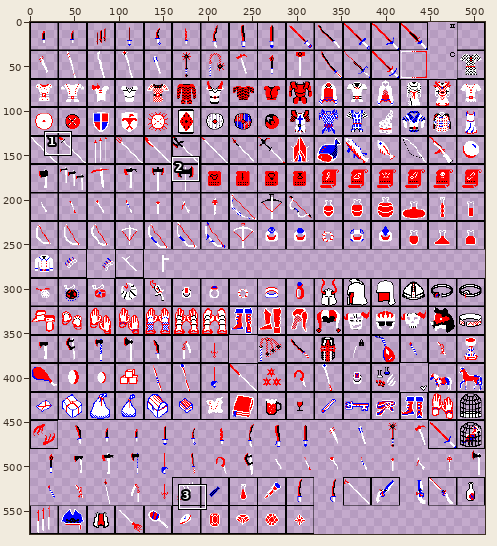
Edited in one commit: sprite sheet (resources/sprites/items.png). Above: a wide view before the commit, with the close-up outlined.
Close-up. Before:
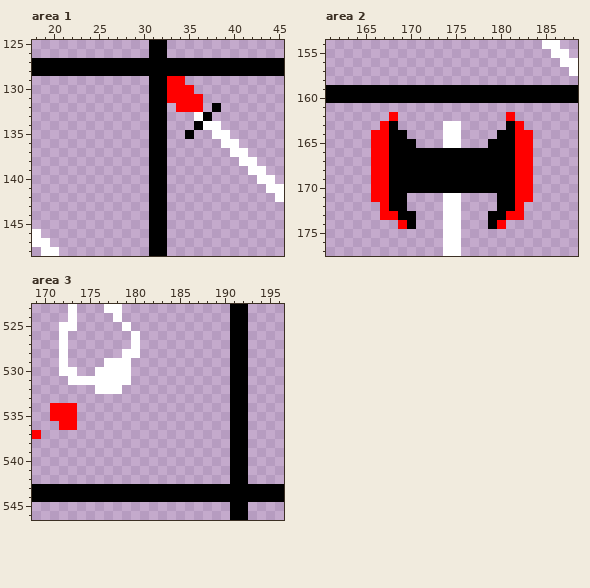
The file is 512x576 pixels. Pixels under 10% opacity are left out. Colours within 5 levels of each other are drawn and written as one. Shown: area 1: x 18..45, y 125..148; area 2: x 161..188, y 154..177; area 3: x 169..196, y 523..546.
New version:
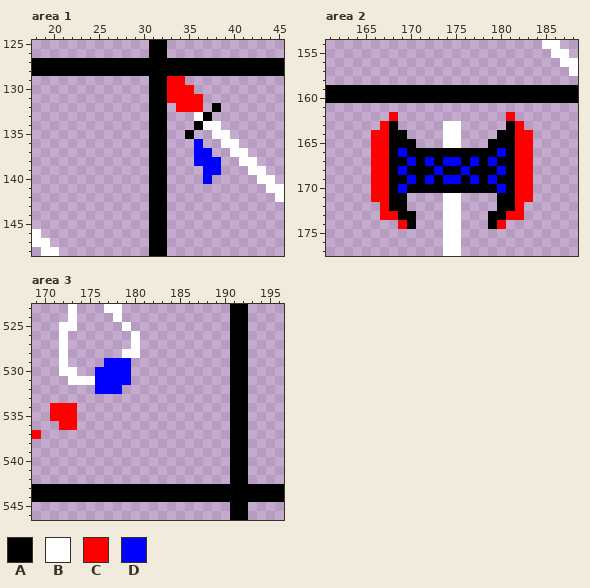
Palette (. is transparent): A #000000  B #ffffff  C #ff0000  D #0000ff
What changed:
--- area 1
@@ x 34..40 @@
 135 .A..BB.
-136 .....BB
-137 ......B
-138 .......
-139 .......
-140 .......
+136 ..D..BB
+137 ..DD..B
+138 ..DDD..
+139 ...DD..
+140 ...D...
 141 .......
--- area 2
@@ x 167..182 @@
 165 CAAA...BB...AAAC
-166 CAAAAAAAAAAAAAAC
-167 CAAAAAAAAAAAAAAC
-168 CAAAAAAAAAAAAAAC
-169 CAAAAAAAAAAAAAAC
-170 CAAAAAAAAAAAAAAC
+166 CADAAAAAAAAAADAC
+167 CAADADADDADADAAC
+168 CADAAADAADAAADAC
+169 CAADADADDADADAAC
+170 CADAAAAAAAAAADAC
 171 CAA....BB....AAC
--- area 3
@@ x 174..181 @@
 528 .....BB.
-529 ...BBB..
-530 ..BBBB..
-531 BBBBBB..
-532 ..BBB...
+529 ...DDD..
+530 ..DDDD..
+531 BBDDDD..
+532 ..DDD...
 533 ........
Changed places in both close-ups, as pixel boxes (x1, y1, x2, y2):
added: (194, 139, 221, 184)
changed: (398, 148, 506, 193)
changed: (95, 358, 131, 394)
